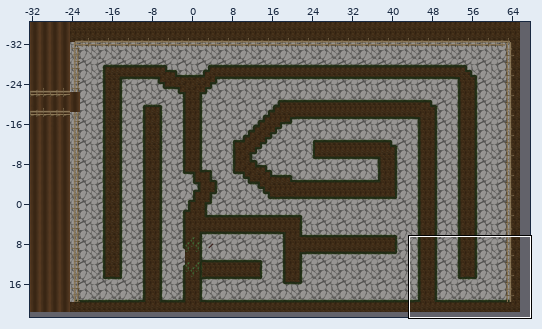
Tiled map (JSON) -- code/map/scene_1.json. The first picture is a wide view before the edit; the outline marks the close-up.
Close-up. First the earlier version:
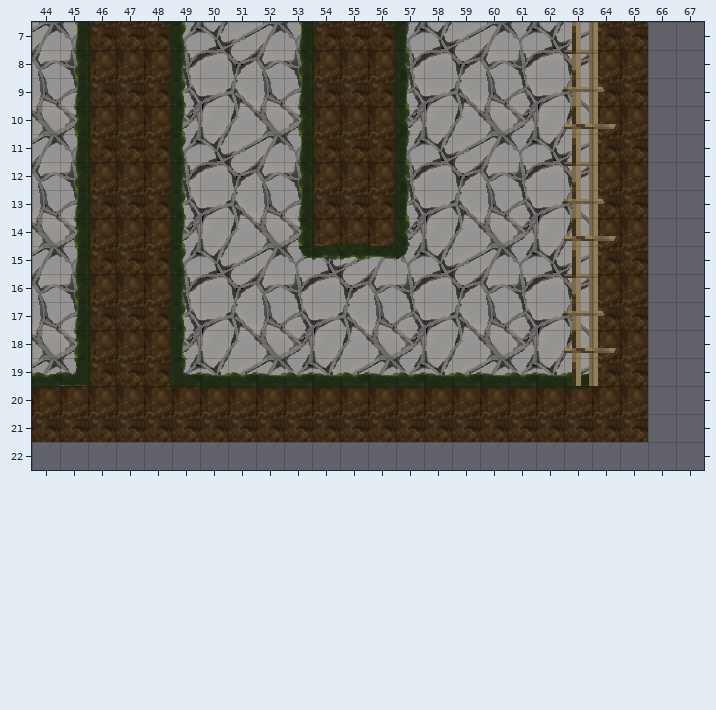
Cells are 32x32 px. Shown: x 44..67, y 7..22. The commit also changed other parts of the map, which this record leaves out.
And afterwards:
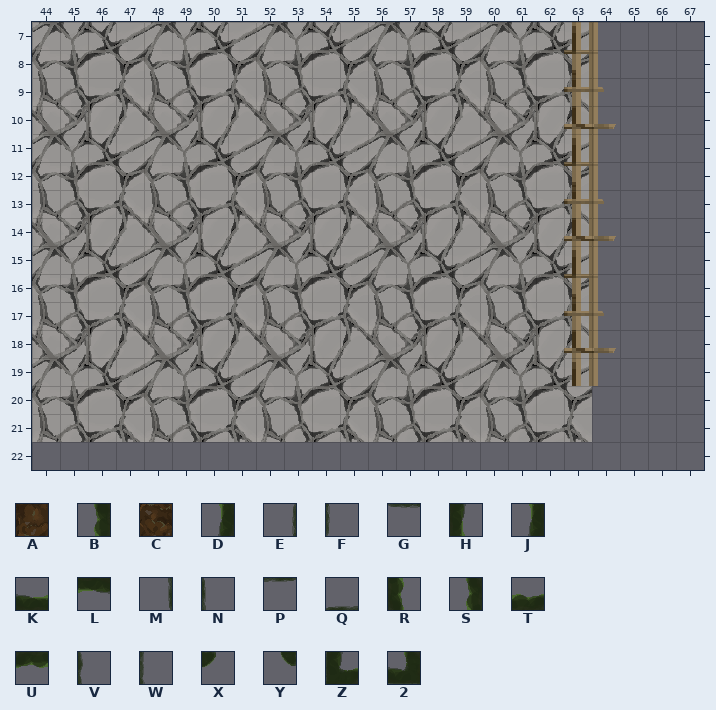
Key: from "tileset_1": A 0, B 1, C 9, D 10, E 18, F 18 turned 180, G 18 turned 270, H 19, J 19 turned 180, K 19 turned 270, L 19 turned 90, M 27, N 27 turned 180, P 27 turned 270, Q 27 turned 90, R 28, S 28 turned 180, T 28 turned 270, U 28 turned 90, V 36, W 45, X 54, Y 54 turned 90, Z 55 turned 270, 2 64 turned 90.
_ is an empty cell.
From old to new:
Layer "sol_marche" (removed):
y 7: x 46..48 CCC -> ___; x 54..56 CCC -> ___; x 64..65 CC -> __
y 8: x 46..48 AAA -> ___; x 54..56 AAA -> ___; x 64..65 AA -> __
y 9: x 46..48 CCC -> ___; x 54..56 CCC -> ___; x 64..65 CC -> __
y 10: x 46..48 AAA -> ___; x 54..56 AAA -> ___; x 64..65 AA -> __
y 11: x 46..48 CCC -> ___; x 54..56 CCC -> ___; x 64..65 CC -> __
y 12: x 46..48 AAA -> ___; x 54..56 AAA -> ___; x 64..65 AA -> __
y 13: x 46..48 CCC -> ___; x 54..56 CCC -> ___; x 64..65 CC -> __
y 14: x 46..48 AAA -> ___; x 54..56 AAA -> ___; x 64..65 AA -> __
y 15: x 46..48 CCC -> ___; x 64..65 CC -> __
y 16: x 46..48 AAA -> ___; x 64..65 AA -> __
y 17: x 46..48 CCC -> ___; x 64..65 CC -> __
y 18: x 46..48 AAA -> ___; x 64..65 AA -> __
y 19: x 46..48 CCC -> ___; x 64..65 CC -> __
y 20: x 44..65 AAAAAAAAAAAAAAAAAAAAAA -> ______________________
y 21: x 44..65 CCCCCCCCCCCCCCCCCCCCCC -> ______________________
Layer "haie_collision":
y 7: x 45..46 DW -> __; x 48..49 MR -> __; x 53..54 JF -> __; x 56..57 EH -> __
y 8: x 45..46 BV -> __; x 48..49 EH -> __; x 53..54 SN -> __; x 56..57 MR -> __
y 9: x 45..46 DW -> __; x 48..49 MR -> __; x 53..54 JF -> __; x 56..57 EH -> __
y 10: x 45..46 BV -> __; x 48..49 EH -> __; x 53..54 SN -> __; x 56..57 MR -> __
y 11: x 45..46 DW -> __; x 48..49 MR -> __; x 53..54 JF -> __; x 56..57 EH -> __
y 12: x 45..46 BV -> __; x 48..49 EH -> __; x 53..54 SN -> __; x 56..57 MR -> __
y 13: x 45..46 DW -> __; x 48..49 MR -> __; x 53..54 JF -> __; x 56..57 EH -> __
y 14: x 45..46 BV -> __; x 48..49 EH -> __; x 53..57 SNQMR -> _____
y 15: x 45..46 DW -> __; x 48..49 MR -> __; x 53..57 YUULX -> _____
y 16: x 45..46 BV -> __; x 48..49 EH -> __
y 17: x 45..46 DW -> __; x 48..49 MR -> __
y 18: x 45..46 BV -> __; x 48..49 EH -> __
y 19: x 44..46 T2W -> ___; x 48..63 MZKTKTKTKTKTKTKT -> ________________
y 20: x 44 P -> _; x 50..63 GPGPGPGPGPGPGP -> ______________
Changed places in both close-ups, as pixel boxes (x1, y1, x2, y2):
removed: (32, 22, 648, 442)
